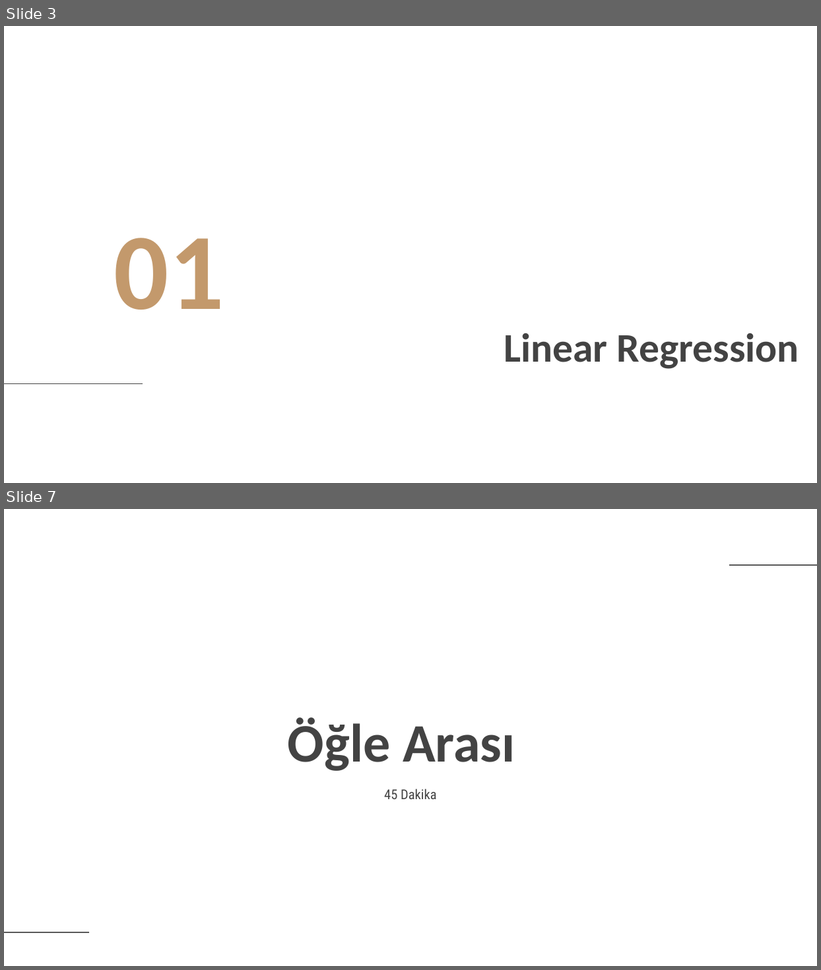
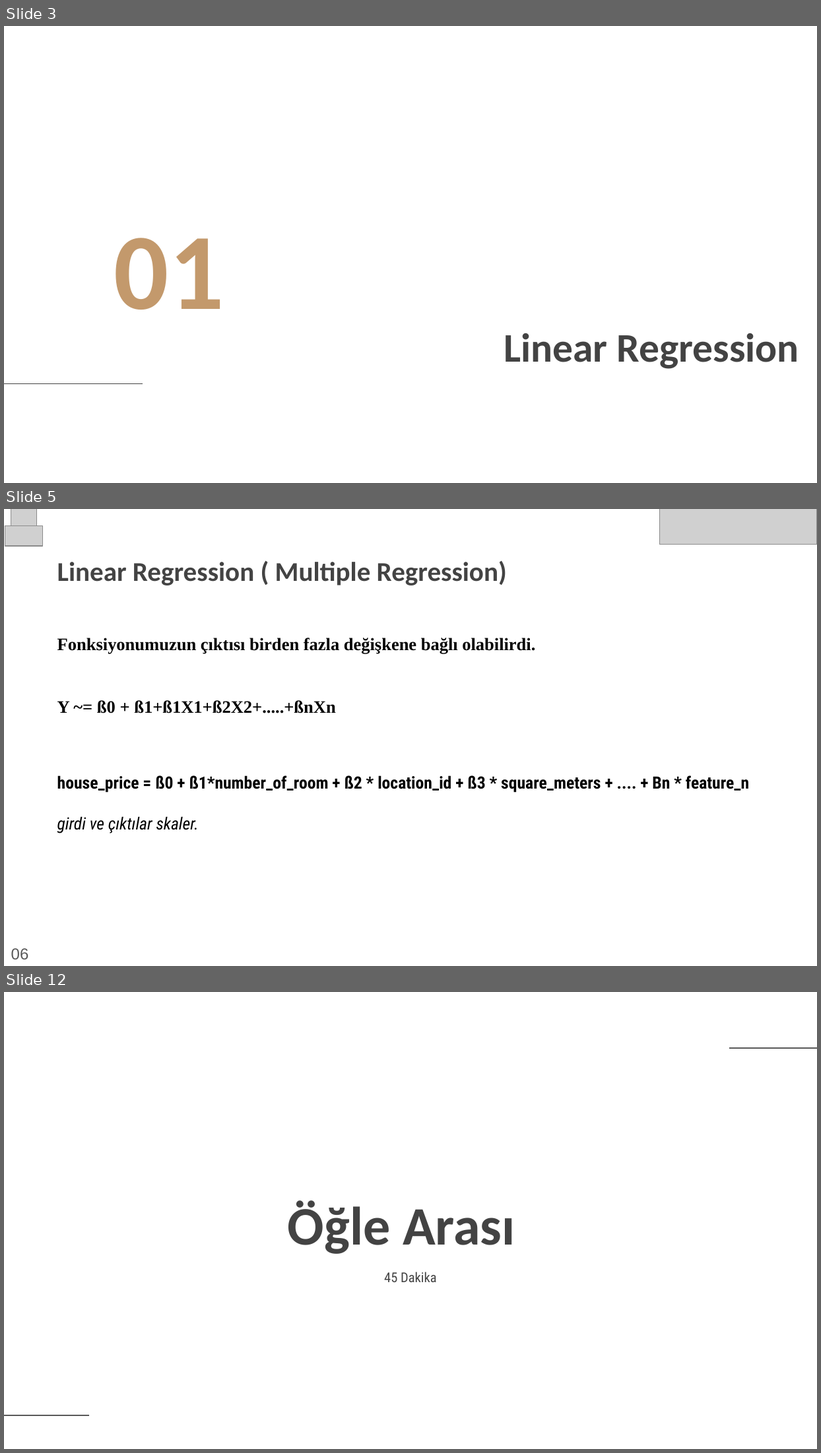
Before and after one commit to glosaCarbon/kodluyoruz_carbon_veri_bilimi_bootcamp, a slide deck: week3/Kodluyoruz_Carbon_Bootcamp_Week03.pptx. Shown one above the other, each under a label of ours: slides 3 and 7 before the commit, slides 3, 5 and 12 after it; the slides between them are not shown. The pictures are 821x970 and 821x1453 pixels, drawn with LibreOffice and Linux fonts; fonts in the diff are those of the drawing; grey boxes stand for pictures; background and template pictures are left out. Boxes give left, top, right and bottom in pixels: in the first picture for what was removed or moved away, otherwise in the second. Text is boxed around its words. In the diff, an @@ line names an element or a change of style, - is before the commit and + after.

```diff
--- a/week3/Kodluyoruz_Carbon_Bootcamp_Week03.pptx
+++ b/week3/Kodluyoruz_Carbon_Bootcamp_Week03.pptx
@@ slide 5 added at <box>4,509,817,966</box>, background picture (left out) @@
@@ picture added at <box>5,526,42,547</box> @@
@@ picture added at <box>11,509,38,534</box> @@
@@ picture added at <box>660,509,817,545</box> @@
@@ title added at <box>57,560,507,586</box>, 24 pt, text #434343, bold @@
+Linear Regression ( Multiple Regression)
@@ subtitle added at <box>57,638,535,714</box>, 15.5 pt, text #000000, bold @@
+Fonksiyonumuzun çıktısı birden fazla değişkene bağlı olabilirdi.
+Y ~= ß0 + ß1+ß1X1+ß2X2+.....+ßnXn
@@ text added at <box>57,776,749,834</box>, 15 pt, text #000000, bold @@
+house_price = ß0 + ß1*number_of_room + ß2 * location_id + ß3 * square_meters + .... + Bn * feature_n
+girdi ve çıktılar skaler.
@@ text added at <box>11,949,29,960</box>, 14 pt, text #595959 @@
+06
@@ what was slide 7 is now slide 12 @@
```
Also in this commit, not shown: 1 slide changed, 11 other slides added, 2 slides removed.
